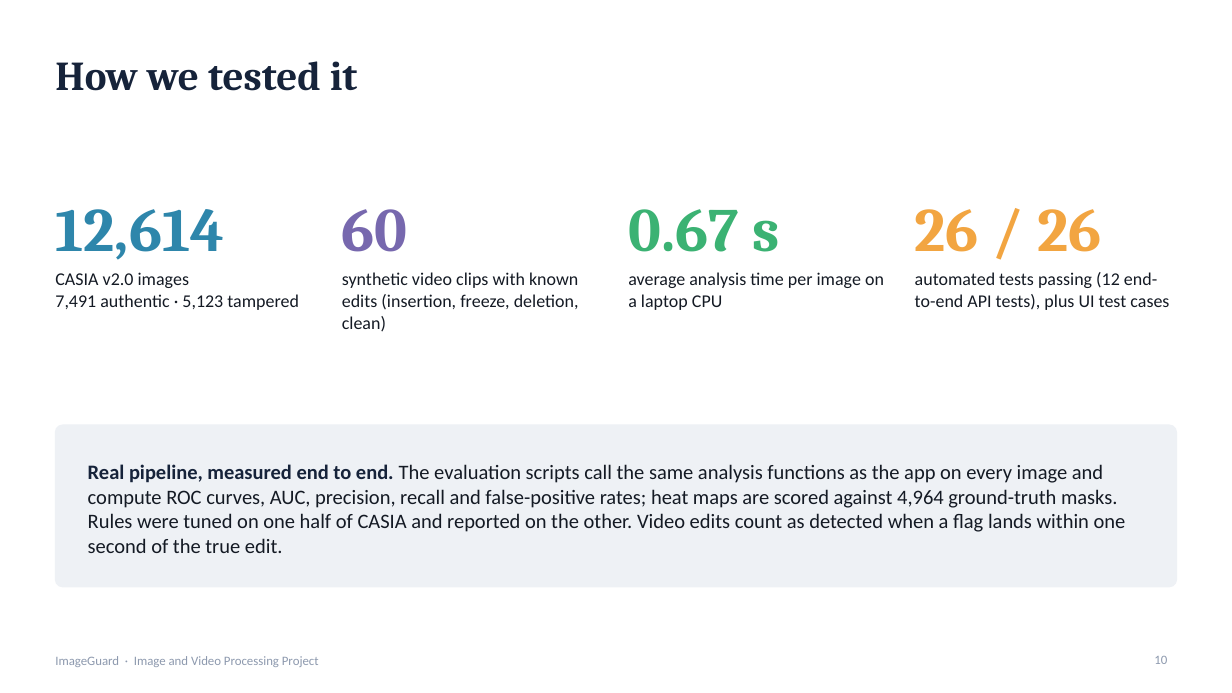
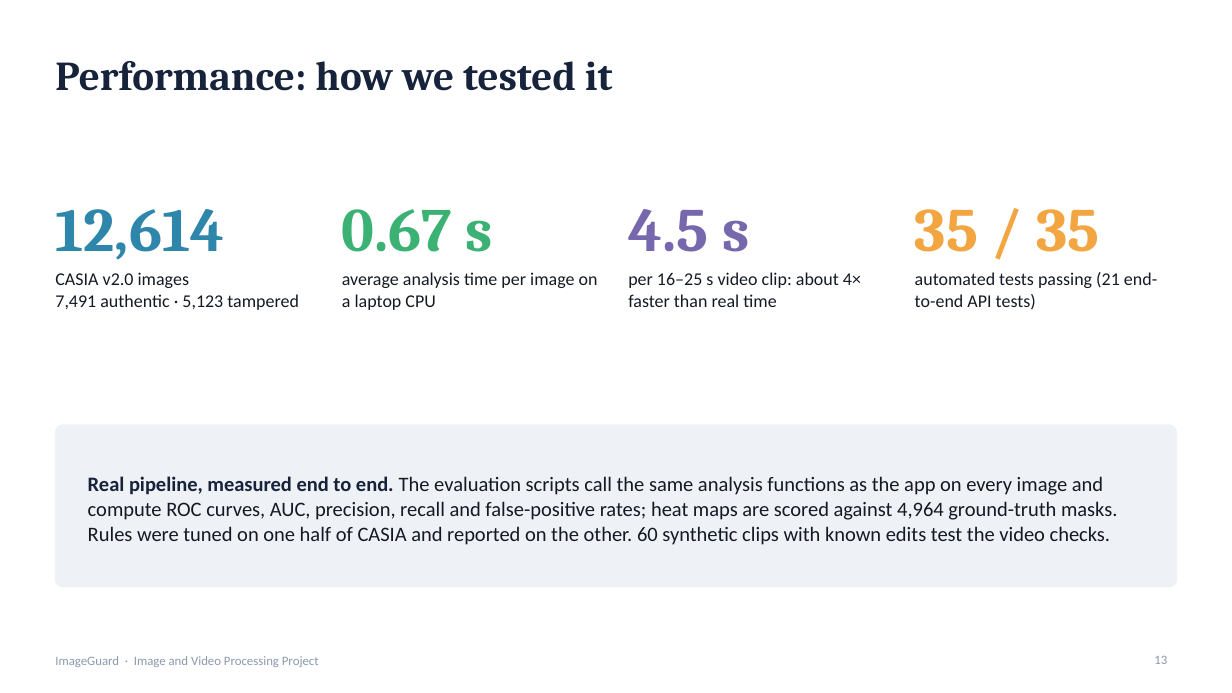
Before and after one commit to kankanaujia/ImageGuard-IVP-Project, a slide deck: slide 13 of documentation/ImageGuard_Presentation.pptx (slide 10 before the commit). Drawn at 1232x693 pixels with LibreOffice and Linux fonts; fonts in the diff are those of the drawing. Boxes give left, top, right and bottom in pixels: in the first picture for what was removed or moved away, otherwise in the second. Text is boxed around its words. In the diff, an @@ line names an element or a change of style, - is before the commit and + after.

```diff
--- a/documentation/ImageGuard_Presentation.pptx
+++ b/documentation/ImageGuard_Presentation.pptx
@@ title at <box>55,61,613,91</box>: text changed @@
-How we tested it
+Performance: how we tested it
@@ text at <box>342,209,493,252</box>: text changed; text colour #7768AE to #3BB273 @@
-60
+0.67 s
@@ text at <box>628,209,749,252</box>: text changed; text colour #3BB273 to #7768AE @@
-0.67 s
+4.5 s
@@ text at <box>915,209,1099,252</box>: text changed @@
-26 / 26
+35 / 35
@@ text at <box>342,272,598,310</box>: text changed @@
-synthetic video clips with known edits (insertion, freeze, deletion, clean)
+average analysis time per image on a laptop CPU
@@ text at <box>628,272,861,307</box>: text changed @@
-average analysis time per image on a laptop CPU
+per 16–25 s video clip: about 4× faster than real time
@@ text at <box>915,272,1157,310</box>: text changed @@
-automated tests passing (12 end-to-end API tests), plus UI test cases
+automated tests passing (21 end-to-end API tests)
@@ text at <box>88,476,1117,545</box>: text changed @@
-Real pipeline, measured end to end. The evaluation scripts call the same analysis functions as the app on every image and compute ROC curves, AUC, precision, recall and false-positive rates; heat maps are scored against 4,964 ground-truth masks. Rules were tuned on one half of CASIA and reported on the other. Video edits count as detected when a flag lands within one second of the true edit.
+Real pipeline, measured end to end. The evaluation scripts call the same analysis functions as the app on every image and compute ROC curves, AUC, precision, recall and false-positive rates; heat maps are scored against 4,964 ground-truth masks. Rules were tuned on one half of CASIA and reported on the other. 60 synthetic clips with known edits test the video checks.
```
Also in this commit, not shown: 11 other slides changed, 6 slides added, 3 slides removed, 30 other files.
